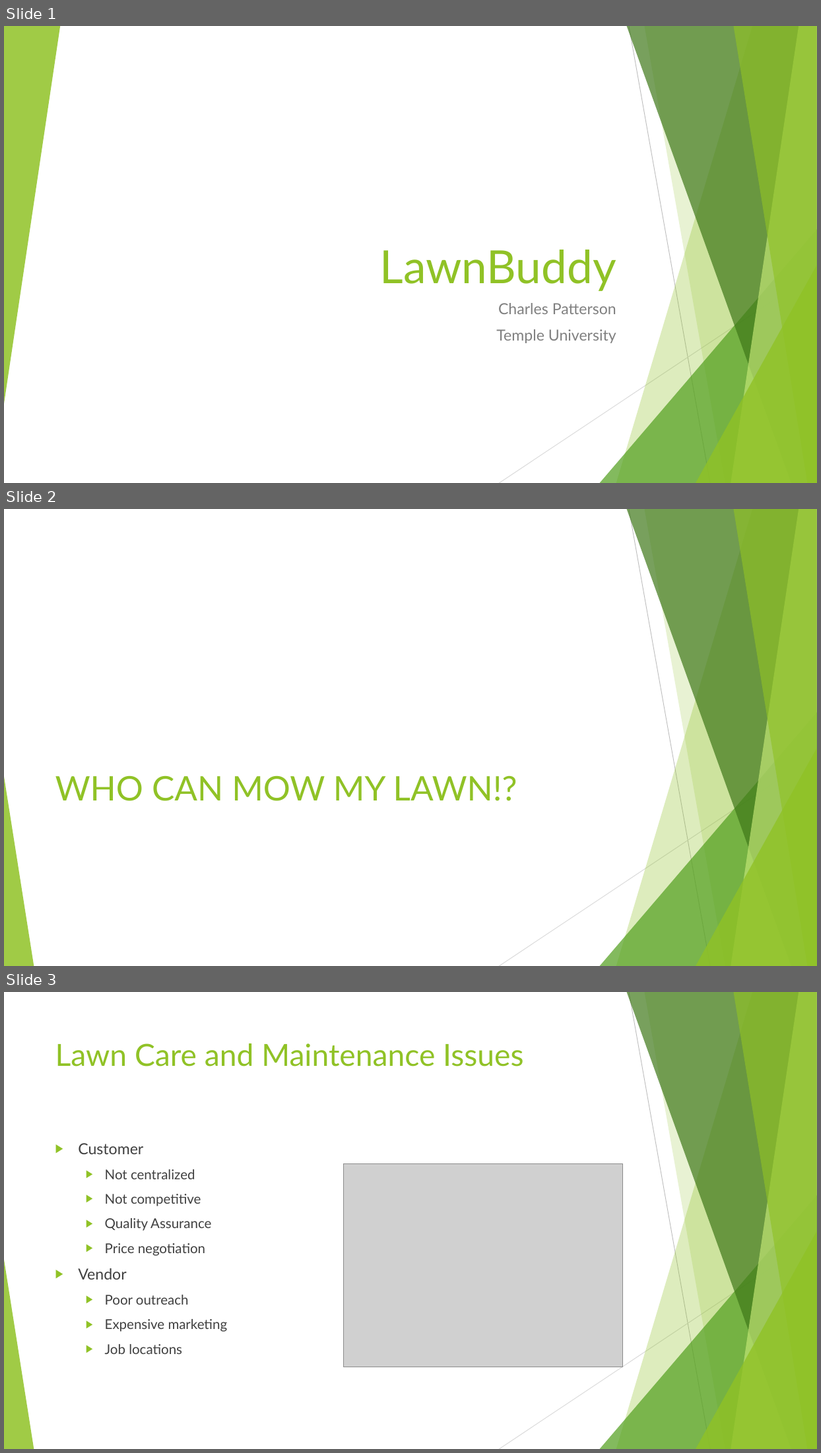
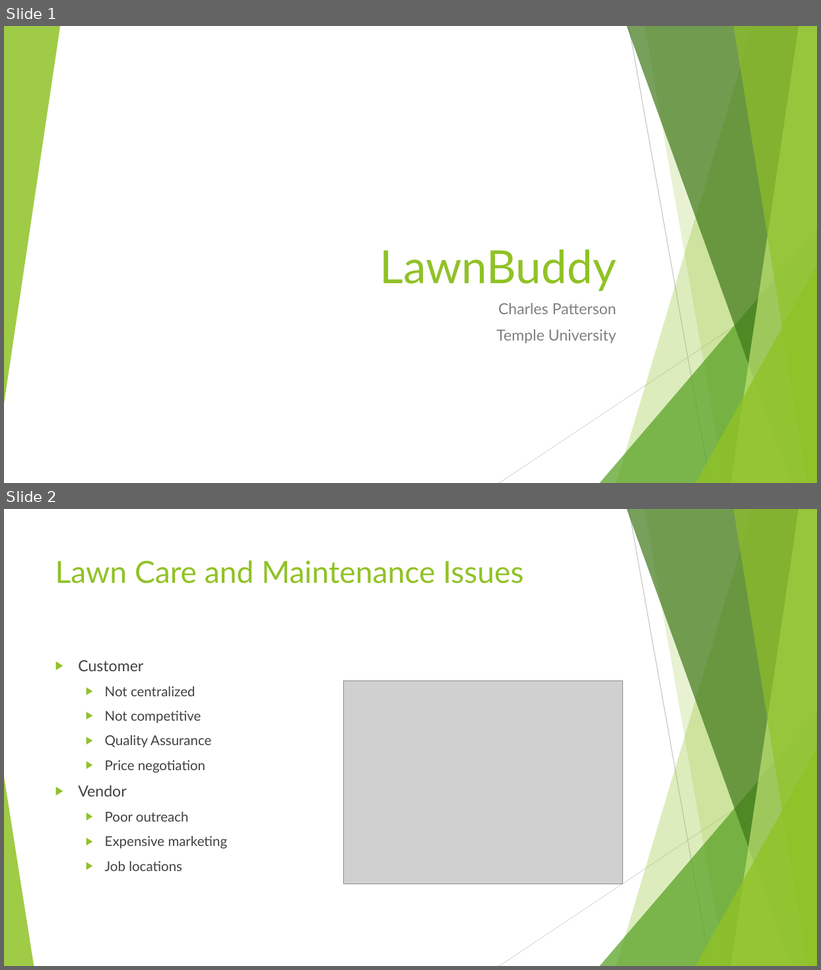
Before and after one commit to CharlesSPatterson/LawnBuddy, a slide deck: LawnBuddy.pptx. Shown one above the other, each under a label of ours: slides 1, 2 and 3 before the commit, slides 1 and 2 after it. The pictures are 821x1453 and 821x970 pixels, drawn with LibreOffice and Linux fonts; fonts in the diff are those of the drawing; grey boxes stand for pictures. Boxes give left, top, right and bottom in pixels: in the first picture for what was removed or moved away, otherwise in the second. Text is boxed around its words. In the diff, an @@ line names an element or a change of style, - is before the commit and + after.

```diff
--- a/LawnBuddy.pptx
+++ b/LawnBuddy.pptx
@@ slide 2 removed at [4,509,817,966], background #FFFFFF; not listed: 10 template elements that a slide beside it also shows @@
@@ title removed at [55,776,517,801] @@
-WHO CAN MOW MY LAWN!?
@@ what was slide 3 is now slide 2 @@
```
Also in this commit, not shown: 2 slides changed, 8 other files.
